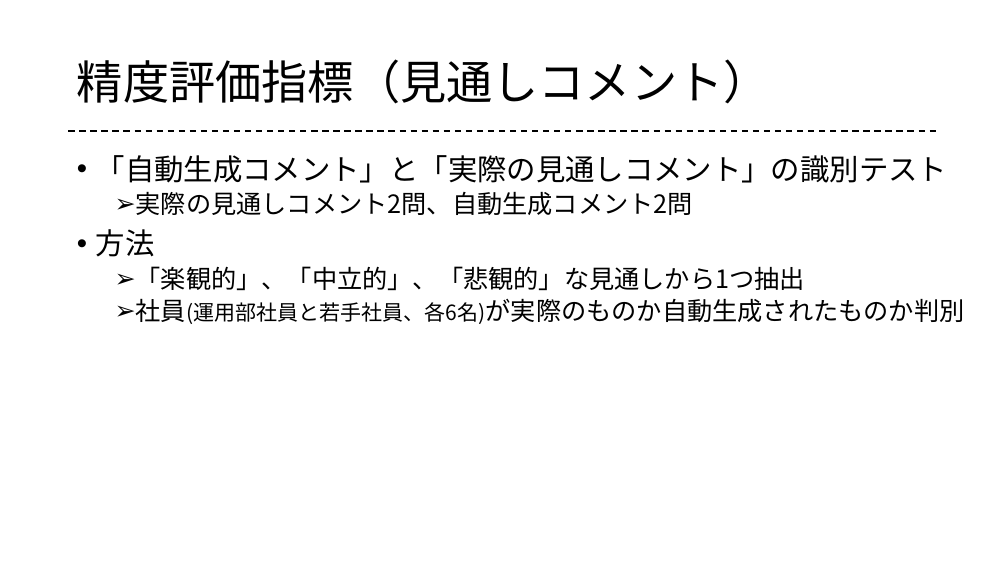
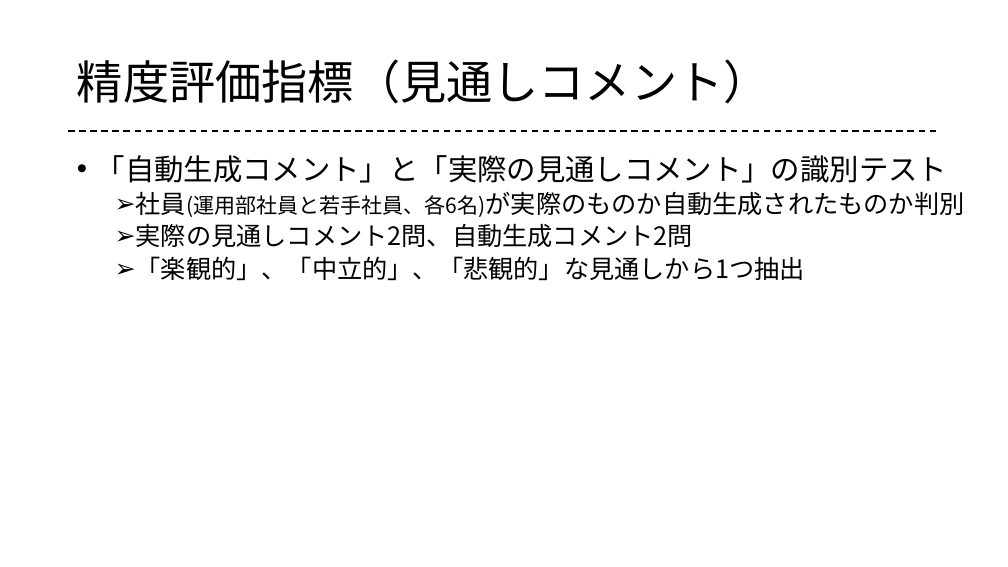
Before and after one commit to gakky0315/-, a slide deck: slide 18 of 技術調査.pptx. Drawn at 1008x567 pixels with LibreOffice and Linux fonts; fonts in the diff are those of the drawing. Boxes give left, top, right and bottom in pixels: in the first picture for what was removed or moved away, otherwise in the second. Text is boxed around its words. In the diff, an @@ line names an element or a change of style, - is before the commit and + after.

```diff
--- a/技術調査.pptx
+++ b/技術調査.pptx
@@ text at box(136, 191, 965, 217): paragraph added @@
+  ➢ 社員(運用部社員と若手社員、各6名)が実際のものか自動生成されたものか判別
@@ text at box(96, 229, 155, 257): paragraph removed @@
-• 方法
@@ text at box(136, 298, 965, 324): paragraph removed @@
-  ➢ 社員(運用部社員と若手社員、各6名)が実際のものか自動生成されたものか判別
```
Also in this commit, not shown: 10 other slides changed, 1 slide added, 1 other file.
